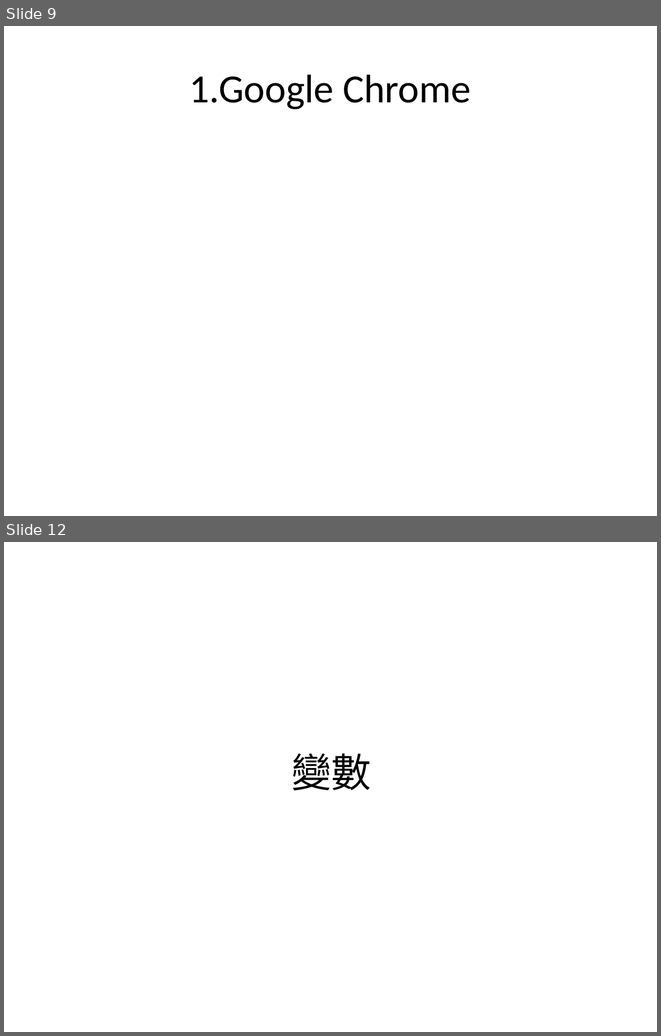
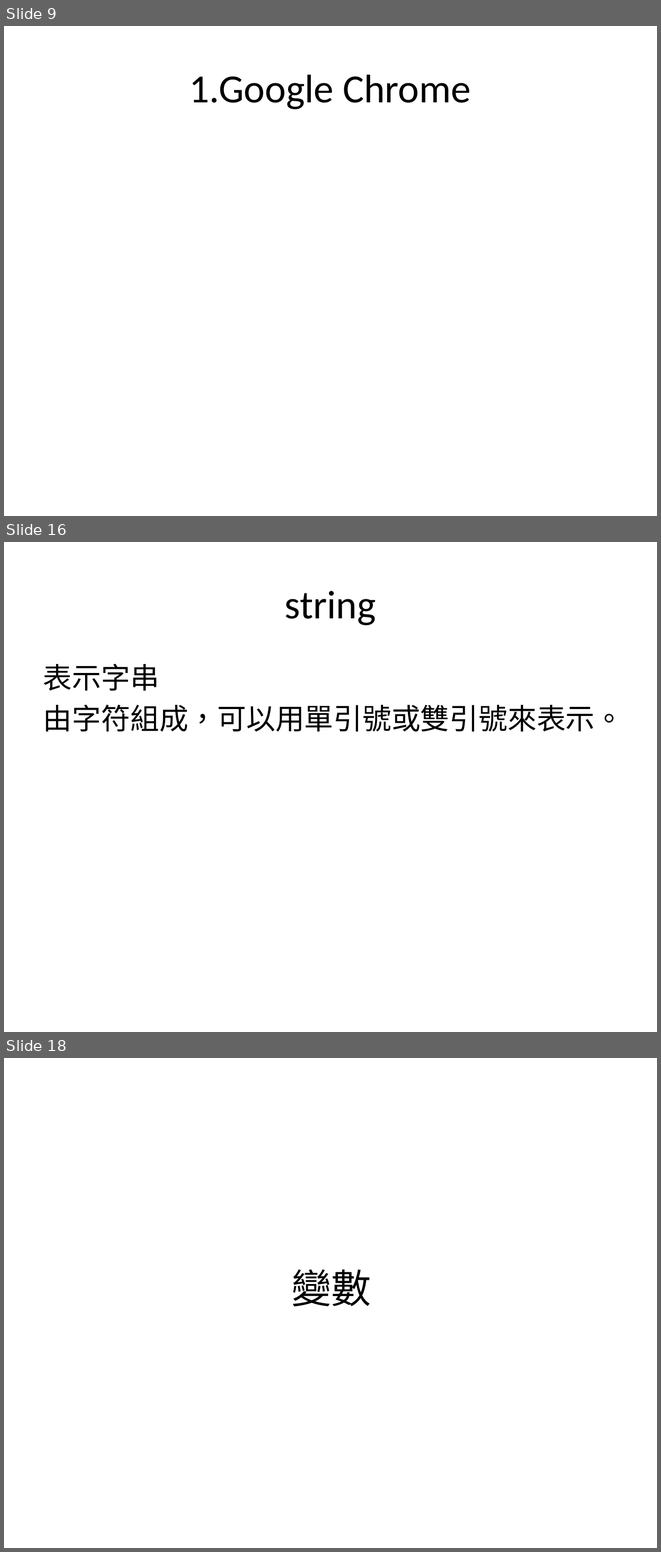
Before and after one commit to allen8101070/JavaScript-PPT, a slide deck: javaScript.pptx. Shown one above the other, each under a label of ours: slides 9 and 12 before the commit, slides 9, 16 and 18 after it; the slides between them are not shown. The pictures are 661x1036 and 661x1552 pixels, drawn with LibreOffice and Linux fonts; fonts in the diff are those of the drawing. Boxes give left, top, right and bottom in pixels: in the first picture for what was removed or moved away, otherwise in the second. Text is boxed around its words. In the diff, an @@ line names an element or a change of style, - is before the commit and + after.

```diff
--- a/javaScript.pptx
+++ b/javaScript.pptx
@@ slide 16 added at (x1=4, y1=542, x2=657, y2=1032), background #FFFFFF @@
@@ title added at (x1=285, y1=591, x2=376, y2=625), 44 pt, text #000000 @@
+string
@@ text added at (x1=43, y1=664, x2=624, y2=732), 32 pt, text #000000 @@
+表示字串
+由字符組成，可以用單引號或雙引號來表示。
@@ what was slide 12 is now slide 18 @@
```
Also in this commit, not shown: 9 slides changed, 24 other slides added, 4 slides removed.
